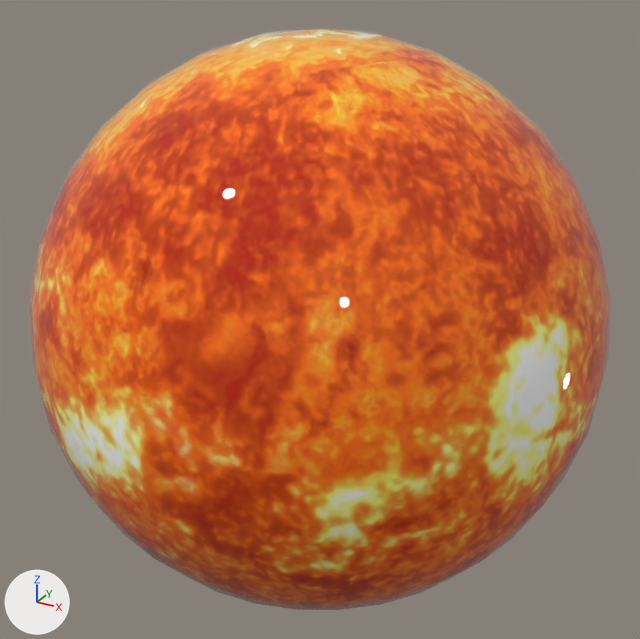
Two versions of the FBX model Editor/Content/Sun.fbx, one commit apart.
Camera for both pictures: a 50 mm lens placed at (0.36, -0.654, 0.327), pointed at (0.0, 0.0, 0.0). Every picture has the same lights, and +X, +Y and +Z are marked at lower left. The older version comes first. Where no turn or scale is listed for an object, it has been applied to the vertices.

Names of what the first picture shows: 'World'.
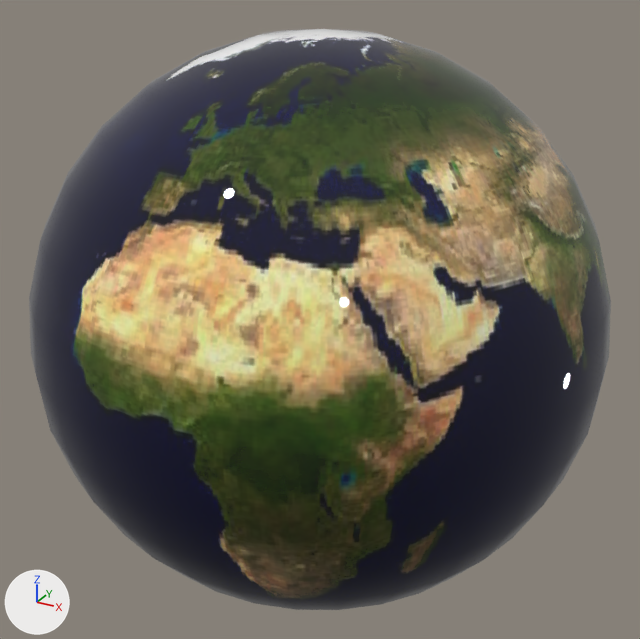
The newer file is also rescaled (x0.394) as a whole; pictures and numbers use the older file's frame.

Where the change shows, as pixel boxes [x1, y1, x2, y2] in the pictures (640 x 639 px):
'World', recoloured
    both: [29, 29, 611, 610]

The change, as a diff of the scene's bpy script:
```diff
--- a/Editor/Content/Sun.fbx.py
+++ b/Editor/Content/Sun.fbx.py
@@ img_worlddiffuse_jpg @@
+img_worlddiffuse_jpg = load_image('WorldDiffuse.jpg', 'WorldDiffuse.jpg', 1024, 512, 'sRGB')
@@ mat_01___default @@
+mat_01___default = principled_material('01 - Default')
+mat_01___default.texture = img_worlddiffuse_jpg
+mat_01___default.roughness = 0.0
@@ me_mesh @@
 me_mesh.from_pydata(...)  # 482 vertices, 512 faces; spans x -0.254..0.254, y -0.254..0.254, z -0.254..0.254
-me_mesh.materials.append(mat_02___default)  # picture img_sundiffuse_jpg
+me_mesh.materials.append(mat_01___default)  # picture img_worlddiffuse_jpg
```
